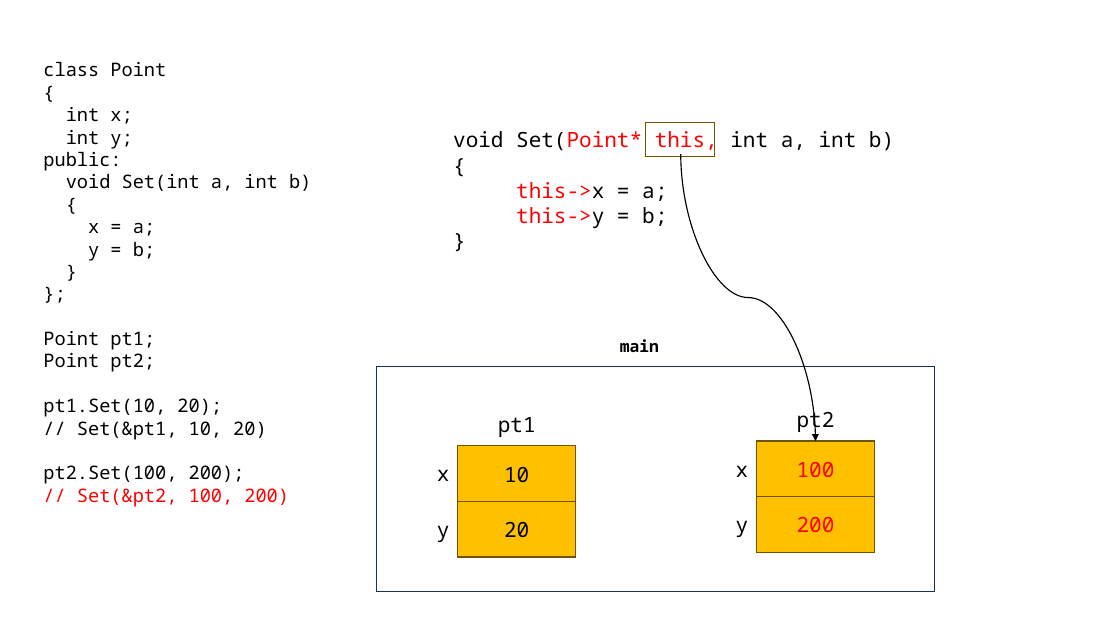
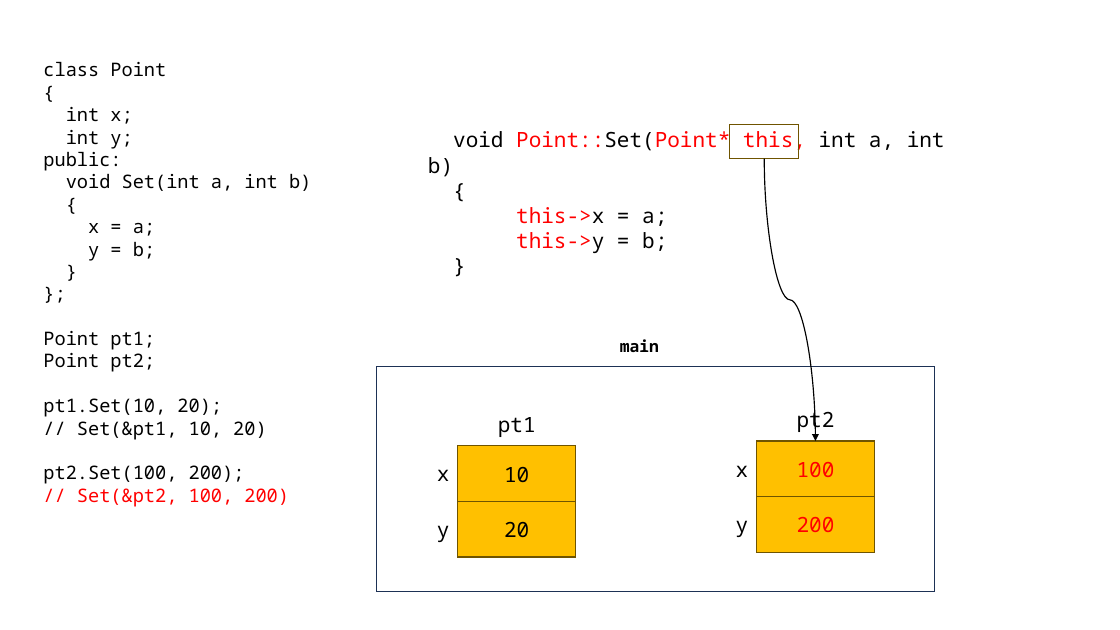
Before and after one commit to yoondev-classroom/cpp_250512, a slide deck: slide 33 of cpp_250512.pptx. Drawn at 1120x630 pixels with LibreOffice and Linux fonts; fonts in the diff are those of the drawing. Boxes give left, top, right and bottom in pixels: in the first picture for what was removed or moved away, otherwise in the second. Text is boxed around its words. In the diff, an @@ line names an element or a change of style, - is before the commit and + after.

```diff
--- a/cpp_250512.pptx
+++ b/cpp_250512.pptx
@@ text at (428, 127, 945, 177): text changed @@
-void Set(Point* this, int a, int b)
+void Point::Set(Point* this, int a, int b)
@@ rectangle: place and size @@
-rectangle at (646, 123, 715, 156)
+rectangle at (730, 125, 799, 159)
@@ curved arrow moved from (681, 154) - (816, 441) to (765, 159) - (816, 441) @@
```
Also in this commit, not shown: 1 other slide changed.
